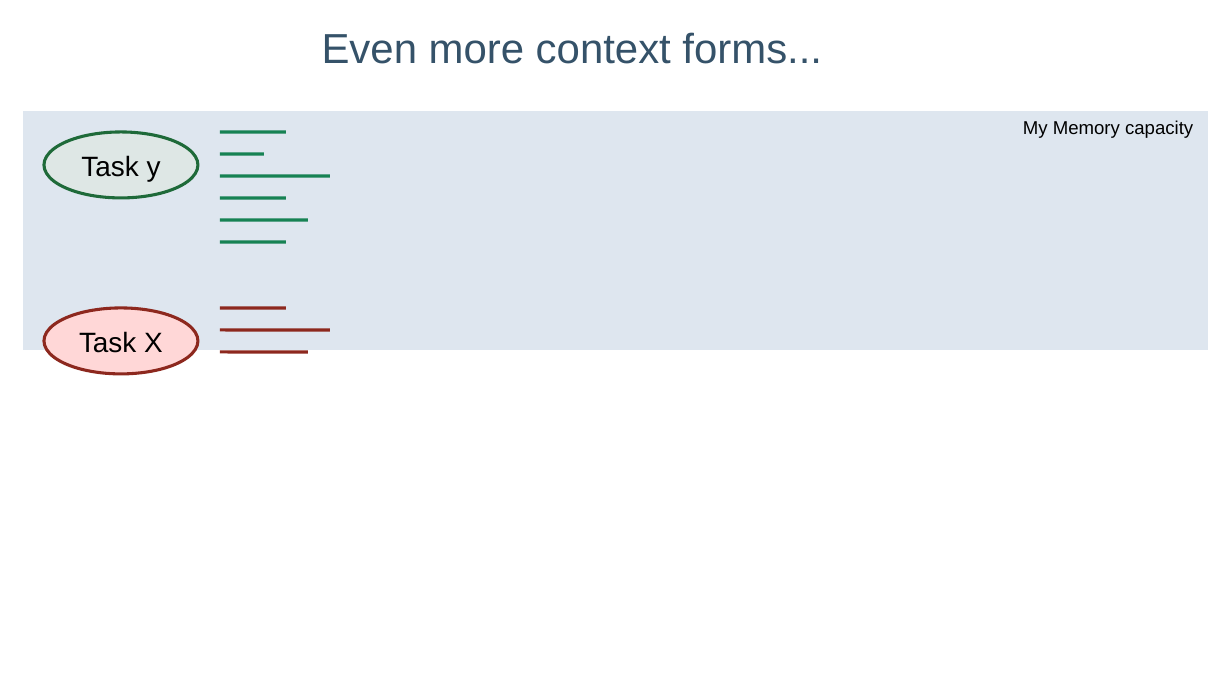
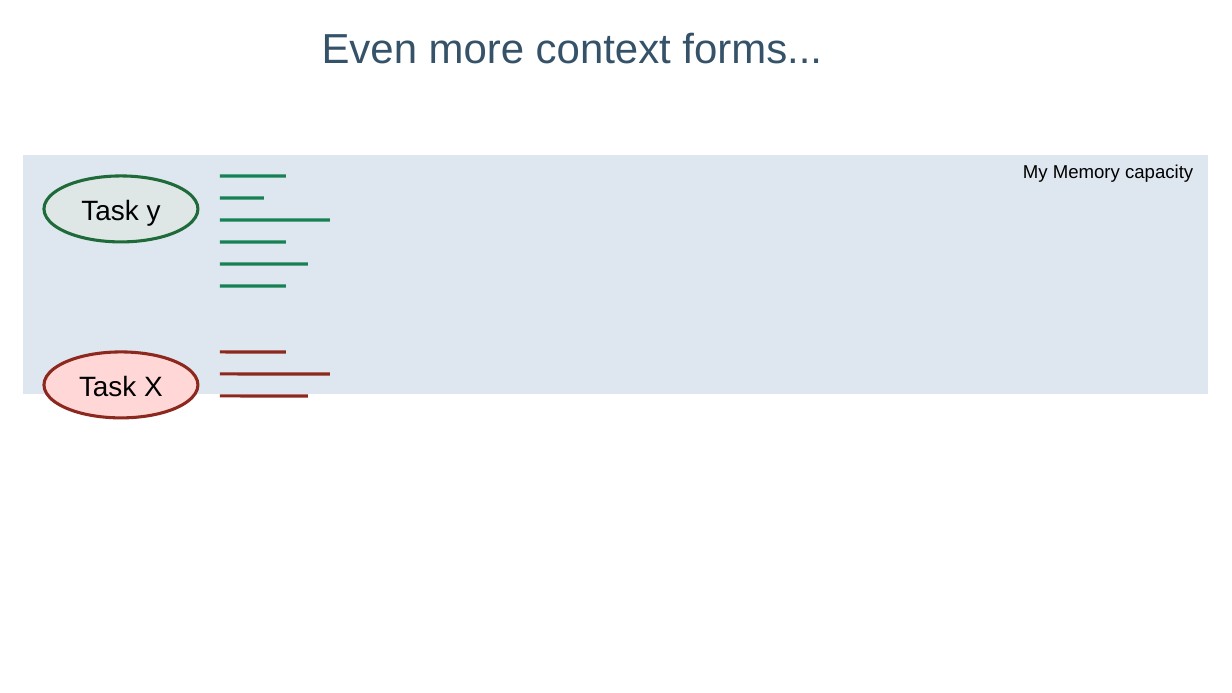
Before and after one commit to lelanthran/frame, a slide deck: slide 12 of docs/FrameIntroduction.odp. Drawn at 1232x693 pixels with LibreOffice and Linux fonts; fonts in the diff are those of the drawing; background and template pictures are left out. Boxes give left, top, right and bottom in pixels: in the first picture for what was removed or moved away, otherwise in the second. Text is boxed around its words. In the diff, an @@ line names an element or a change of style, - is before the commit and + after.

```diff
--- a/docs/FrameIntroduction.odp
+++ b/docs/FrameIntroduction.odp
@@ line removed from (220, 132) to (286, 132) @@
@@ line moved from (220, 198) - (286, 198) to (220, 176) - (286, 176) @@
@@ line moved from (220, 220) - (309, 220) to (220, 220) - (330, 220) @@
@@ line moved from (220, 176) - (330, 176) to (220, 264) - (309, 264) @@
@@ line moved from (220, 309) - (286, 309) to (220, 286) - (286, 286) @@
@@ line (220, 286) - (286, 286): stroke #8D281E 1.98 pt to #168253 1.98 pt @@
@@ line moved from (220, 352) - (309, 352) to (220, 352) - (286, 352) @@
@@ 2 ellipses, 2 lines, 1 text, 1 rectangle: place and size @@
-2 ellipses, 2 lines, 1 text, 1 rectangle at <box>22,110,1211,375</box>
+2 ellipses, 2 lines, 1 text, 1 rectangle at <box>22,154,1211,418</box>
@@ line added from (220, 396) to (309, 396), #8D281E 1.98 pt @@
```
Also in this commit, not shown: 20 other slides changed, 1 other file.
